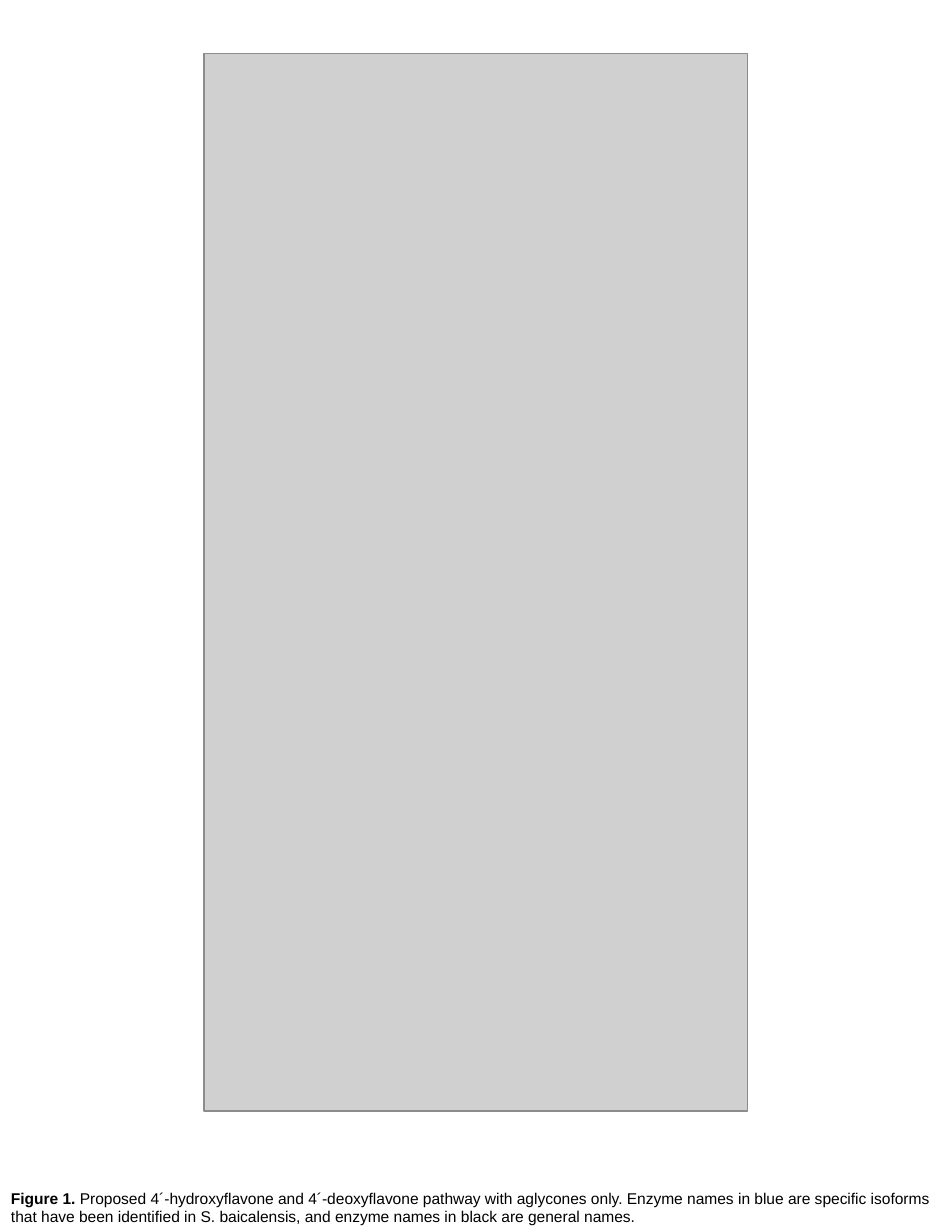
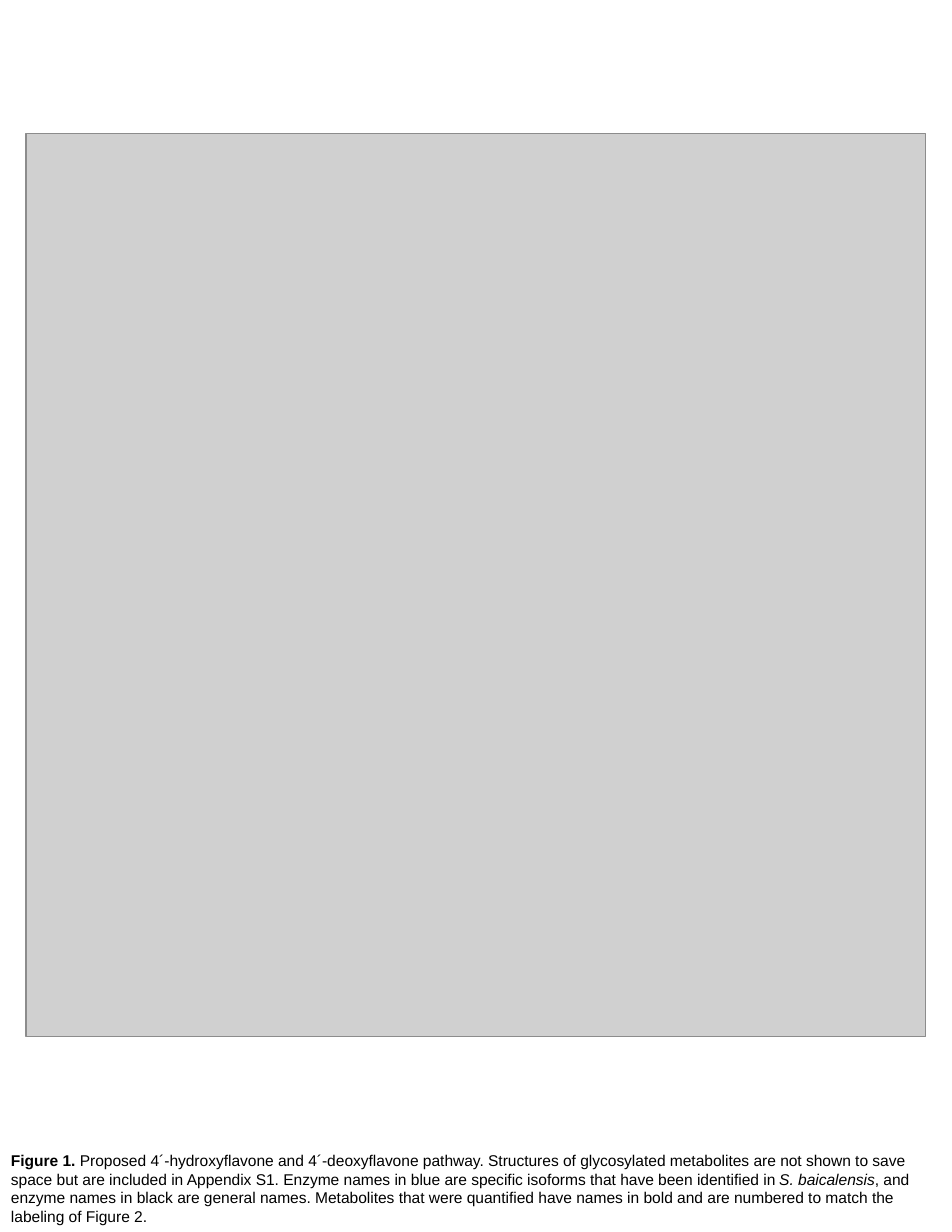
Before and after one commit to bryceaskey/scutellariaMetabolites, a slide deck: slide 1 of figures/manuscript/isoscutellarin/figure_legend.pptx. Drawn at 952x1232 pixels with LibreOffice and Linux fonts; fonts in the diff are those of the drawing; grey boxes stand for pictures. Boxes give left, top, right and bottom in pixels: in the first picture for what was removed or moved away, otherwise in the second. Text is boxed around its words. In the diff, an @@ line names an element or a change of style, - is before the commit and + after.

```diff
--- a/figures/manuscript/isoscutellarin/figure_legend.pptx
+++ b/figures/manuscript/isoscutellarin/figure_legend.pptx
@@ picture: place and size @@
-picture at bbox=[204, 54, 748, 1111]
+picture at bbox=[26, 134, 925, 1037]
@@ text at bbox=[11, 1154, 909, 1225]: text changed @@
-Figure 1. Proposed 4´-hydroxyflavone and 4´-deoxyflavone pathway with aglycones only. Enzyme names in blue are specific isoforms that have been identified in S. baicalensis, and enzyme names in black are general names.
+Figure 1. Proposed 4´-hydroxyflavone and 4´-deoxyflavone pathway. Structures of glycosylated metabolites are not shown to save space but are included in Appendix S1. Enzyme names in blue are specific isoforms that have been identified in S. baicalensis, and enzyme names in black are general names. Metabolites that were quantified have names in bold and are numbered to match the labeling of Figure 2.
```
Also in this commit, not shown: 7 other files.
